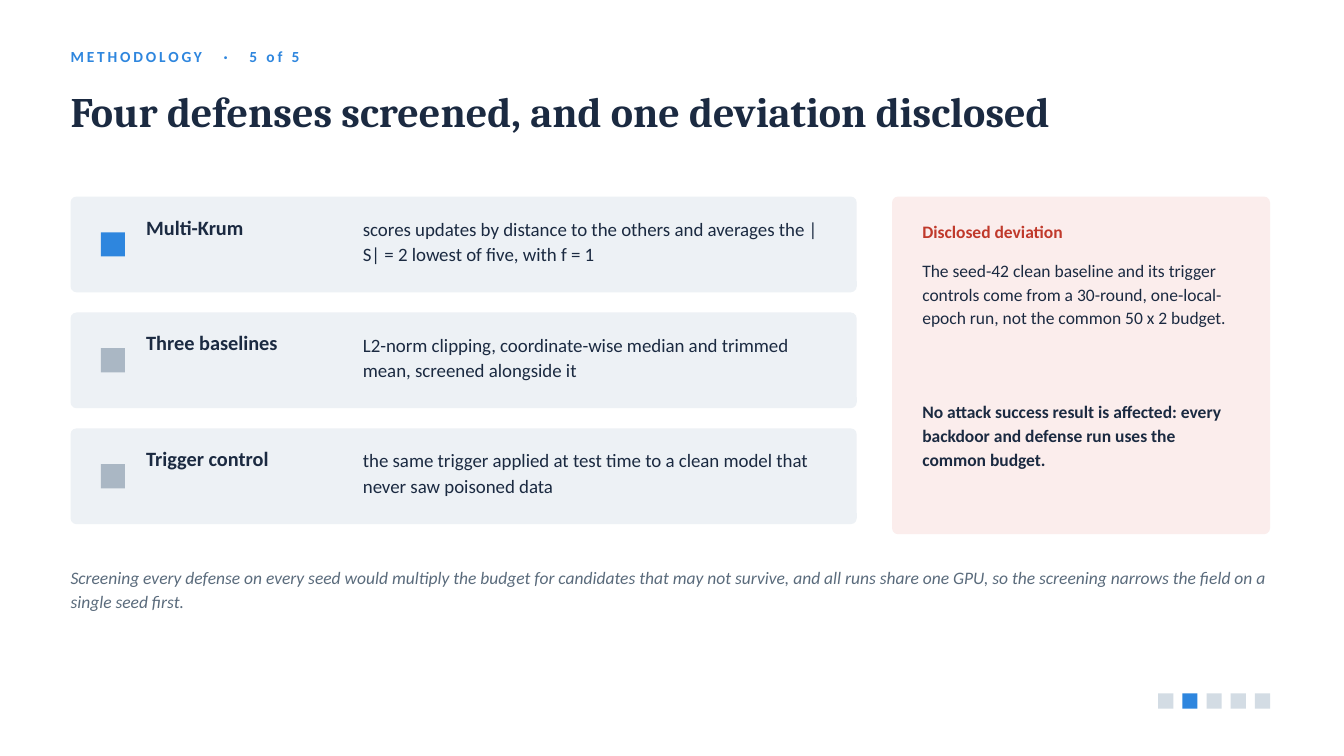
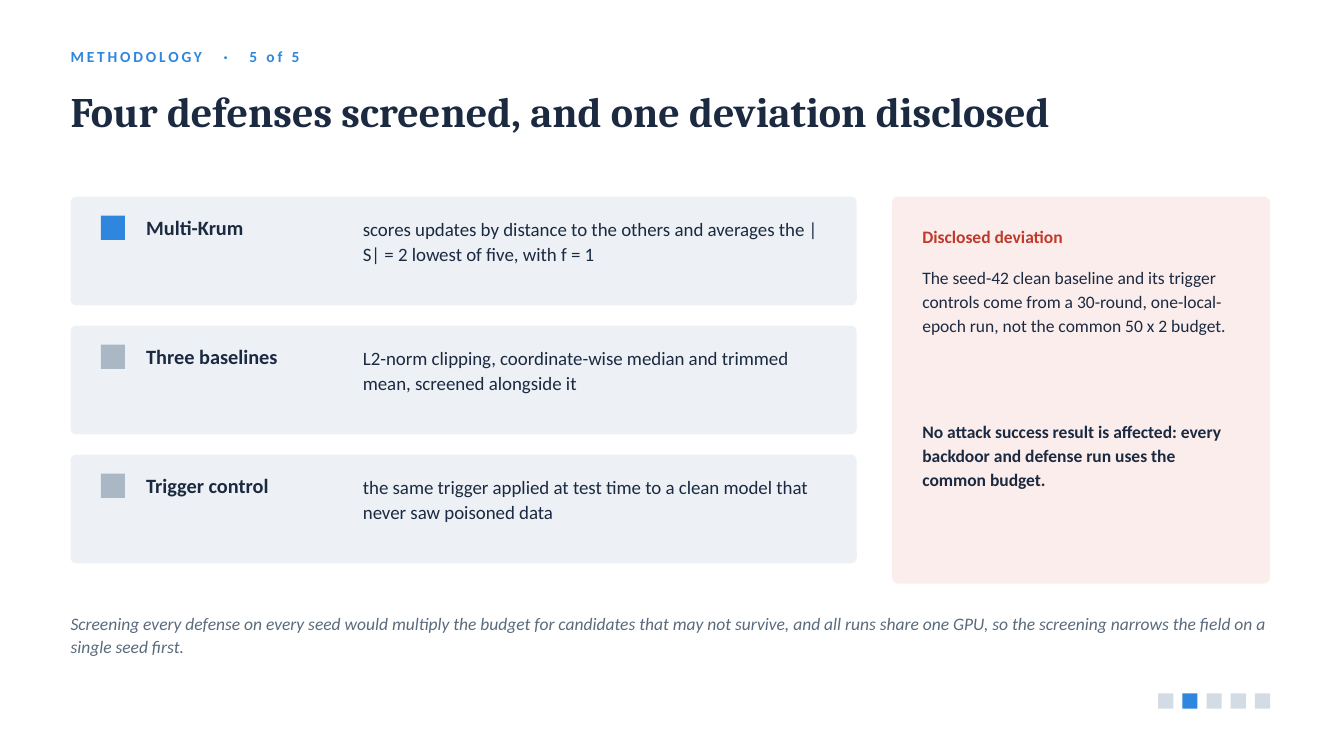
Before and after one commit to jabirmbrok/fl_backdoor_infostealer, a slide deck: slide 9 of slides/iwbis_channel_aware_backdoor.pptx. Drawn at 1344x756 pixels with LibreOffice and Linux fonts; fonts in the diff are those of the drawing. Boxes give left, top, right and bottom in pixels: in the first picture for what was removed or moved away, otherwise in the second. Text is boxed around its words. In the diff, an @@ line names an element or a change of style, - is before the commit and + after.

```diff
--- a/slides/iwbis_channel_aware_backdoor.pptx
+++ b/slides/iwbis_channel_aware_backdoor.pptx
@@ rounded rectangle: place and size @@
-rounded rectangle at <box>71,197,857,292</box>
+rounded rectangle at <box>71,197,857,306</box>
@@ rounded rectangle: place and size @@
-rounded rectangle at <box>892,197,1270,534</box>
+rounded rectangle at <box>892,197,1270,584</box>
@@ rectangle: place and size @@
-rectangle at <box>101,233,125,257</box>
+rectangle at <box>101,216,125,240</box>
@@ text "Disclosed deviation": place and size @@
-text "Disclosed deviation" at <box>922,225,1063,238</box>
+text "Disclosed deviation" at <box>922,230,1063,243</box>
@@ text "The seed-42 clean baseline and ...": place and size @@
-text "The seed-42 clean baseline and ..." at <box>922,265,1225,327</box>
+text "The seed-42 clean baseline and ..." at <box>922,272,1225,335</box>
@@ rounded rectangle: place and size @@
-rounded rectangle at <box>71,313,857,408</box>
+rounded rectangle at <box>71,326,857,435</box>
@@ rectangle: place and size @@
-rectangle at <box>101,349,125,373</box>
+rectangle at <box>101,345,125,369</box>
@@ text "Three baselines": place and size @@
-text "Three baselines" at <box>146,335,277,350</box>
+text "Three baselines" at <box>146,349,277,364</box>
@@ text "L2-norm clipping, coordinate-wise median and ...": place and size @@
-text "L2-norm clipping, coordinate-wise median and ..." at <box>363,339,788,381</box>
+text "L2-norm clipping, coordinate-wise median and ..." at <box>363,352,788,394</box>
@@ text "No attack success result is ...": place and size @@
-text "No attack success result is ..." at <box>922,405,1221,469</box>
+text "No attack success result is ..." at <box>922,425,1221,489</box>
@@ proportions changed in 4 elements at <box>71,197,857,306</box>, <box>71,326,857,435</box>, <box>892,197,1270,584</box>, <box>71,455,857,564</box> @@
@@ rounded rectangle: place and size @@
-rounded rectangle at <box>71,429,857,524</box>
+rounded rectangle at <box>71,455,857,564</box>
@@ rectangle: place and size @@
-rectangle at <box>101,465,125,489</box>
+rectangle at <box>101,474,125,498</box>
@@ text "Trigger control": place and size @@
-text "Trigger control" at <box>146,451,269,470</box>
+text "Trigger control" at <box>146,478,269,497</box>
@@ text "the same trigger applied at ...": place and size @@
-text "the same trigger applied at ..." at <box>363,454,807,496</box>
+text "the same trigger applied at ..." at <box>363,481,807,522</box>
@@ text "Screening every defense on every ...": place and size @@
-text "Screening every defense on every ..." at <box>71,572,1265,611</box>
+text "Screening every defense on every ..." at <box>71,618,1265,656</box>
```
Also in this commit, not shown: 6 other slides changed, 5 other files.
